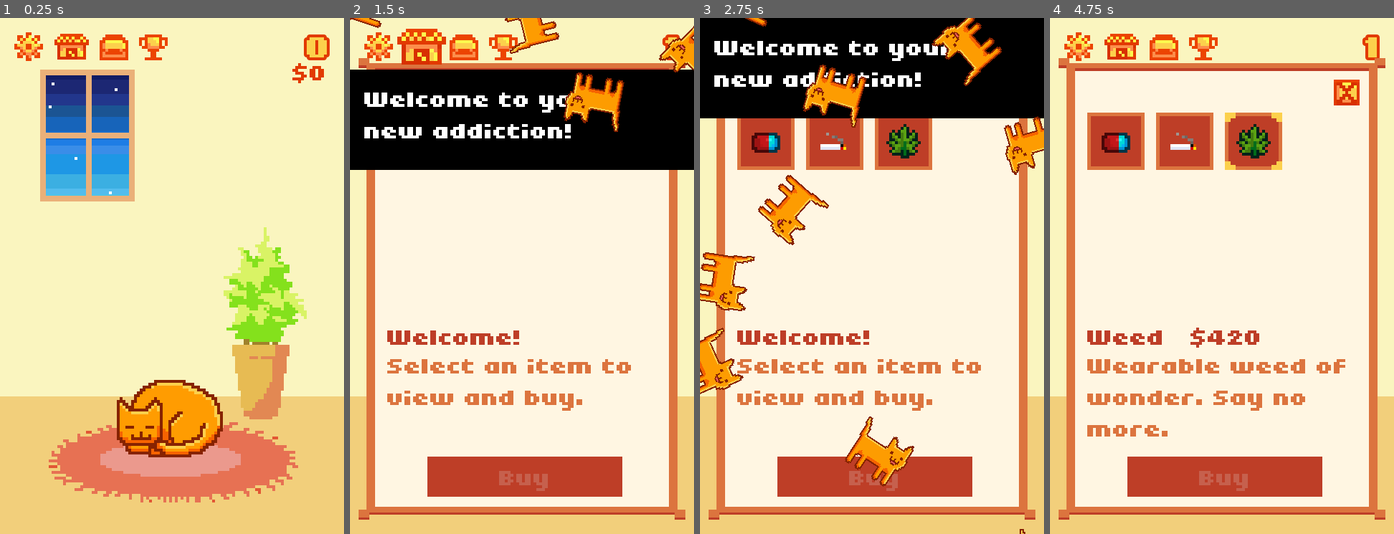
Above: before the commit, frames 1-4 (left to right).
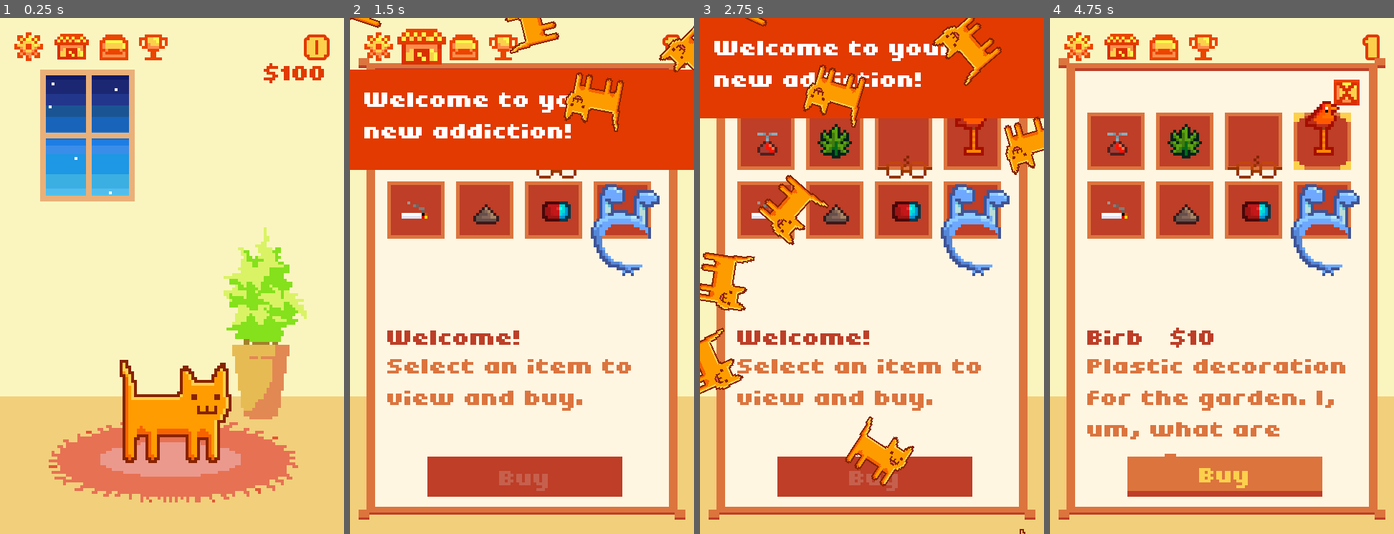
Above: after the commit, the same moments.

Repository: QueenChristina/cat-addiction
Game: Godot game, scene res://src/scenes/World.tscn
Two runs of this game, one before a commit and one after it. Both use one fixed random seed, a clock stepped at 60 frames per second and the inputs below.
Inputs (mouse positions are in pixels of both pictures, inside the frame that each line leads up to):
- Up to frame 1 (0.25 s): no input
- Up to frame 2 (1.5 s): tap Enter at 0.5 s; move the mouse to (525, 415) at 0.52 s; press the mouse at (525, 415) at 0.53 s; move the mouse to (422, 48) at 1.27 s; release the mouse at (422, 48) at 1.28 s; click (422, 48) at 1.35 s
- Up to frame 3 (2.75 s): click (765, 141) at 2.02 s
- Up to frame 4 (4.75 s): click (1184, 141) at 2.77 s; click (1252, 141) at 3.52 s; click (1321, 141) at 4.27 s

The runs differ from the first frame. In frame 1, 3.8% of the frame differs, in the area x 33-90%, y 8-87%; in frame 2, 25%; in frame 3, 26%, in the area x 0-100%, y 0-50%; in frame 4, 18%.

Commit message:
Achievement system and confetti, and extra hats

Diff:
--- a/data/items.json
+++ b/data/items.json
@@ -4,6 +4,53 @@
         "price" : 100,
         "description" : "Wearable weed of wonder. Say no more.",
         "price_change" : "optional function to increase price of item, set price by x items sold",
+    },
+
+    "" : {
+        "name": "",
+        "price" : 0,
+        "description" : "",
+        "type" : "hat",
+    },
+
+    "hairyPawter" : {
+        "name": "Hairy Pawter",
+        "price" : 90,
+        "description" : "Be the magical guy you know you are!",
+        "type" : "hat",
+    },
+
+    "poop" : {
+        "name": "Not Poop",
+        "price" : 0,
+        "description" : "Not mine...",
+        "type" : "hat",
+    },
+
+    "bunny" : {
+        "name": "Bunny Hat",
+        "price" : 10,
+        "description" : "Boinny",
+        "type" : "hat",
+    },
+
+    "birb" : {
+        "name": "Birb",
+        "price" : 10,
+        "description" : "Plastic decoration for the garden. I, um, what are you...?",
+        "type" : "hat",
+    },
+    "redHerring" : {
+        "name": "Red Herring",
+        "price" : 10,
+        "description" : "Nothing suspicious at all...definitely not Swedish...",
+        "type" : "hat",
+    },
+    "propeller" : {
+        "name": "Propeller Hat",
+        "price" : 80,
+        "description" : "Fly!",
+        "type" : "hat",
     },
 
     "weed" : {
@@ -62,4 +109,17 @@
         "price_change" : "10 * x + 100",
         "duration" : 10,
     },
+
+    "auto_clicker" : {
+        "name" : "AutoPetter",
+        "price" : 100,
+        "description" : "Automatically pets the cat periodically.",
+        "price_change" : "10 * x + 100",
+    },
+    "auto_clicker_upgrade" : {
+        "name" : "AutoPetter Upgrade",
+        "price" : 200,
+        "description" : "Increase productivity of all AutoPetters -- pet faster!",
+        "price_change" : "10 * x + 200",
+    }
 }
--- /dev/null
+++ b/src/items/AutoClicker.gd
@@ -0,0 +1,10 @@
+extends AnimatedSprite
+
+# TODO: make
+
+# Called when the node enters the scene tree for the first time.
+func _ready():
+	pass # Replace with function body.
+#
+#func _on_Timer_timeout():
+#	Globals.score += 1
--- a/src/items/HatDecor.tscn
+++ b/src/items/HatDecor.tscn
@@ -1,26 +1,91 @@
-[gd_scene load_steps=4 format=2]
+[gd_scene load_steps=13 format=2]
 
-[ext_resource path="res://assets/items/hat/Pill.png" type="Texture" id=1]
-[ext_resource path="res://assets/items/hat/BorderedWeed.png" type="Texture" id=2]
+[ext_resource path="res://working_files/imgs/redHerring.png" type="Texture" id=1]
+[ext_resource path="res://assets/items/hat/hats_sheet_1.png" type="Texture" id=2]
 
-[sub_resource type="SpriteFrames" id=1]
+[sub_resource type="AtlasTexture" id=1]
+atlas = ExtResource( 2 )
+region = Rect2( 0, 0, 40, 40 )
+
+[sub_resource type="AtlasTexture" id=2]
+atlas = ExtResource( 2 )
+region = Rect2( 240, 0, 40, 40 )
+
+[sub_resource type="AtlasTexture" id=3]
+atlas = ExtResource( 2 )
+region = Rect2( 280, 0, 40, 40 )
+
+[sub_resource type="AtlasTexture" id=4]
+atlas = ExtResource( 2 )
+region = Rect2( 200, 0, 40, 40 )
+
+[sub_resource type="AtlasTexture" id=5]
+atlas = ExtResource( 2 )
+region = Rect2( 40, 0, 40, 40 )
+
+[sub_resource type="AtlasTexture" id=6]
+atlas = ExtResource( 2 )
+region = Rect2( 80, 0, 40, 40 )
+
+[sub_resource type="AtlasTexture" id=7]
+atlas = ExtResource( 2 )
+region = Rect2( 160, 0, 40, 40 )
+
+[sub_resource type="AtlasTexture" id=8]
+atlas = ExtResource( 2 )
+region = Rect2( 360, 0, 40, 40 )
+
+[sub_resource type="AtlasTexture" id=9]
+atlas = ExtResource( 2 )
+region = Rect2( 120, 0, 40, 40 )
+
+[sub_resource type="SpriteFrames" id=10]
 animations = [ {
 "frames": [  ],
 "loop": true,
 "name": "default",
 "speed": 5.0
 }, {
-"frames": [ ExtResource( 2 ) ],
+"frames": [ SubResource( 1 ) ],
+"loop": true,
+"name": "birb",
+"speed": 5.0
+}, {
+"frames": [ SubResource( 2 ), SubResource( 3 ) ],
+"loop": true,
+"name": "propeller",
+"speed": 5.0
+}, {
+"frames": [ SubResource( 4 ) ],
+"loop": true,
+"name": "poop",
+"speed": 5.0
+}, {
+"frames": [ SubResource( 5 ), SubResource( 6 ) ],
+"loop": true,
+"name": "bunny",
+"speed": 1.0
+}, {
+"frames": [ SubResource( 7 ) ],
+"loop": true,
+"name": "pill",
+"speed": 5.0
+}, {
+"frames": [ SubResource( 8 ) ],
 "loop": true,
 "name": "weed",
 "speed": 5.0
 }, {
+"frames": [ SubResource( 9 ) ],
+"loop": true,
+"name": "hairyPawter",
+"speed": 5.0
+}, {
 "frames": [ ExtResource( 1 ) ],
 "loop": true,
-"name": "pill",
+"name": "redHerring",
 "speed": 5.0
 } ]
 
 [node name="HatDecor" type="AnimatedSprite"]
-frames = SubResource( 1 )
-animation = "pill"
+frames = SubResource( 10 )
--- a/src/player/Cat.tscn
+++ b/src/player/Cat.tscn
@@ -16,23 +16,23 @@
 
 [sub_resource type="AtlasTexture" id=3]
 atlas = ExtResource( 1 )
-region = Rect2( 312, 0, 52, 42 )
+region = Rect2( 104, 0, 52, 42 )
 
 [sub_resource type="AtlasTexture" id=4]
 atlas = ExtResource( 1 )
-region = Rect2( 364, 0, 52, 42 )
+region = Rect2( 312, 0, 52, 42 )
 
 [sub_resource type="AtlasTexture" id=5]
 atlas = ExtResource( 1 )
-region = Rect2( 416, 0, 52, 42 )
+region = Rect2( 364, 0, 52, 42 )
 
 [sub_resource type="AtlasTexture" id=6]
 atlas = ExtResource( 1 )
-region = Rect2( 468, 0, 52, 42 )
+region = Rect2( 416, 0, 52, 42 )
 
 [sub_resource type="AtlasTexture" id=7]
 atlas = ExtResource( 1 )
-region = Rect2( 104, 0, 52, 42 )
+region = Rect2( 468, 0, 52, 42 )
 
 [sub_resource type="AtlasTexture" id=8]
 atlas = ExtResource( 1 )
@@ -57,14 +57,14 @@
 "name": "sleep",
 "speed": 1.5
 }, {
-"frames": [ SubResource( 3 ), SubResource( 4 ), SubResource( 5 ), SubResource( 6 ) ],
+"frames": [ SubResource( 3 ) ],
+"loop": true,
+"name": "stand",
+"speed": 5.0
+}, {
+"frames": [ SubResource( 4 ), SubResource( 5 ), SubResource( 6 ), SubResource( 7 ) ],
 "loop": true,
 "name": "walk",
-"speed": 5.0
-}, {
-"frames": [ SubResource( 7 ) ],
-"loop": true,
-"name": "stand",
 "speed": 5.0
 }, {
 "frames": [ SubResource( 8 ), SubResource( 9 ), SubResource( 10 ), SubResource( 11 ) ],
@@ -94,7 +94,7 @@
 
 [node name="Sprite" type="AnimatedSprite" parent="Base/ShakeBase"]
 frames = SubResource( 12 )
-animation = "sleep"
+animation = "stand"
 playing = true
 
 [node name="MouthDecor" parent="Base/ShakeBase" instance=ExtResource( 2 )]
@@ -103,8 +103,8 @@
 frame = 0
 
 [node name="HatDecor" parent="Base/ShakeBase" instance=ExtResource( 3 )]
-position = Vector2( 12.5839, -14.0317 )
-animation = "default"
+position = Vector2( 14.0214, -8.9067 )
+playing = true
 
 [node name="BodyDecor" type="AnimatedSprite" parent="Base/ShakeBase"]
 frames = SubResource( 13 )
--- a/src/player/Globals.gd
+++ b/src/player/Globals.gd
@@ -3,13 +3,16 @@
 signal randomize_shop
 signal achievement_reached(id)
 
-var bank = 0 # amount of money
+var bank = 100 # amount of money
 var score = 0 setget set_score
 export var chance_get_money = 0.1 # TODO: increase with upgrades, change money spawns when click cat
 var inventory = {"pill" : 1, "weed" : 1, "cig" : 1} # Format of item_id : amount
 var equipped = {"hat" : "", "mouth" : "", "body" : ""} # Equipped items of format type : item_id
 var items = {}
-var buyable_items = {"pill" : 1, "weed" : 1, "cig" : 1} # List of buyable items by
+var buyable_items = {"pill" : 1, "weed" : 1, "cig" : 1,
+					"bunny" : 1, "birb" : 1, "redHerring" : 1,
+					"propeller" : 1, "hairyPawter" : 1,
+					"poop" : 1} # List of buyable items by
 # item_id : amount -- to be added to manually as you make more items and story
 # progresses and/or player gets richer
 var achievements = {}
--- a/src/scenes/World.tscn
+++ b/src/scenes/World.tscn
@@ -24,6 +24,8 @@
 [ext_resource path="res://assets/player/Meow0003.png" type="Texture" id=22]
 [ext_resource path="res://src/ui/Confetti.gd" type="Script" id=23]
 [ext_resource path="res://assets/audio/jbeetle_3-men-cheering.wav" type="AudioStream" id=24]
+[ext_resource path="res://src/items/AutoClicker.gd" type="Script" id=25]
+[ext_resource path="res://assets/ui/MouseCursor.png" type="Texture" id=26]
 
 [sub_resource type="DynamicFont" id=1]
 outline_size = 1
@@ -58,7 +60,7 @@
 } ]
 
 [sub_resource type="StyleBoxFlat" id=6]
-bg_color = Color( 0, 0, 0, 1 )
+bg_color = Color( 0.890196, 0.231373, 0.00784314, 1 )
 
 [sub_resource type="Animation" id=7]
 resource_name = "notif"
@@ -94,6 +96,19 @@
 
 [sub_resource type="StyleBoxFlat" id=9]
 bg_color = Color( 0, 0, 0, 0.776471 )
+
+[sub_resource type="SpriteFrames" id=10]
+animations = [ {
+"frames": [ ExtResource( 26 ) ],
+"loop": true,
+"name": "default",
+"speed": 5.0
+}, {
+"frames": [  ],
+"loop": true,
+"name": "clicked",
+"speed": 5.0
+} ]
 
 [node name="World" type="Node2D"]
 
@@ -353,6 +368,18 @@
 position = Vector2( 110.401, 10.0794 )
 make_visible_on_click = NodePath("..")
 
+[node name="AutoClicker" type="AnimatedSprite" parent="."]
+visible = false
+position = Vector2( 91.6147, 156.411 )
+scale = Vector2( 0.25, 0.25 )
+frames = SubResource( 10 )
+centered = false
+script = ExtResource( 25 )
+
+[node name="Timer" type="Timer" parent="AutoClicker"]
+wait_time = 2.0
+autostart = true
+
 [connection signal="mouse_entered" from="UI/Margin/ClosableIcons/Shop" to="UI/Margin/ClosableIcons/Shop" method="_on_icon_mouse_entered"]
 [connection signal="mouse_exited" from="UI/Margin/ClosableIcons/Shop" to="UI/Margin/ClosableIcons/Shop" method="_on_icon_mouse_exited"]
 [connection signal="icon_pressed" from="UI/Margin/ClosableIcons/Bag" to="UI/Margin/ClosableIcons/Bag/InBag" method="_on_Bag_icon_pressed"]
--- a/src/shop/ItemContainer.tscn
+++ b/src/shop/ItemContainer.tscn
@@ -99,7 +99,7 @@
 
 [node name="HatDecor" parent="Display" instance=ExtResource( 6 )]
 visible = false
-position = Vector2( 10, 10 )
+position = Vector2( 12, 15 )
 animation = "weed"
 
 [node name="MouthDecor" parent="Display" instance=ExtResource( 7 )]
Not shown, removed: assets/audio/jayfrosting_cheer-2.wav.import
Binary file added: assets/items/hat/hats_sheet_1.png
Not shown, added: assets/items/hat/hats_sheet_1.png.import
Not shown: 1 places in src/scenes/World.tscn that only renumber resources
Not shown, added: working_files/Ideas.txt
Binary file added: working_files/imgs/birb.png
Not shown, added: working_files/imgs/birb.png.import
Binary file added: working_files/imgs/bunny1.png
Not shown, added: working_files/imgs/bunny1.png.import
Binary file added: working_files/imgs/bunny2.png
Not shown, added: working_files/imgs/bunny2.png.import
Binary file added: working_files/imgs/harryPawter_hat.png
(and 17 more such lines)
